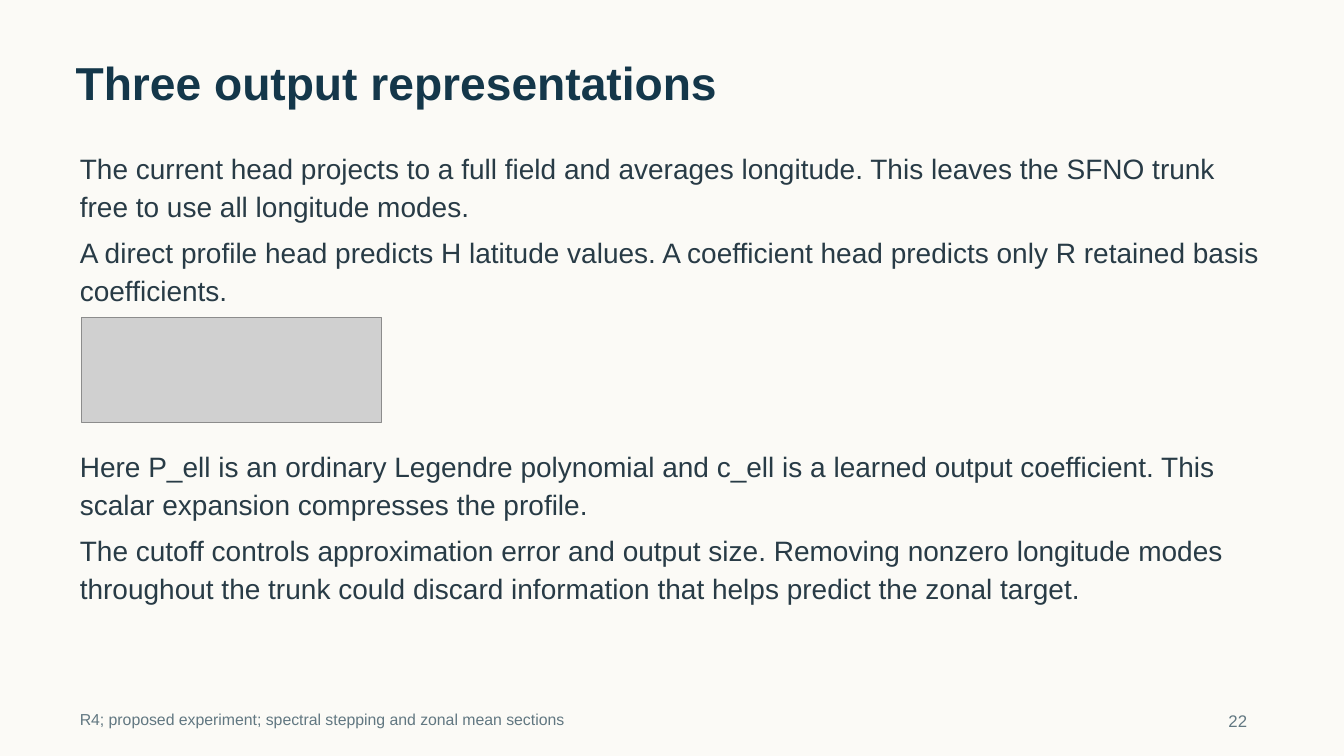
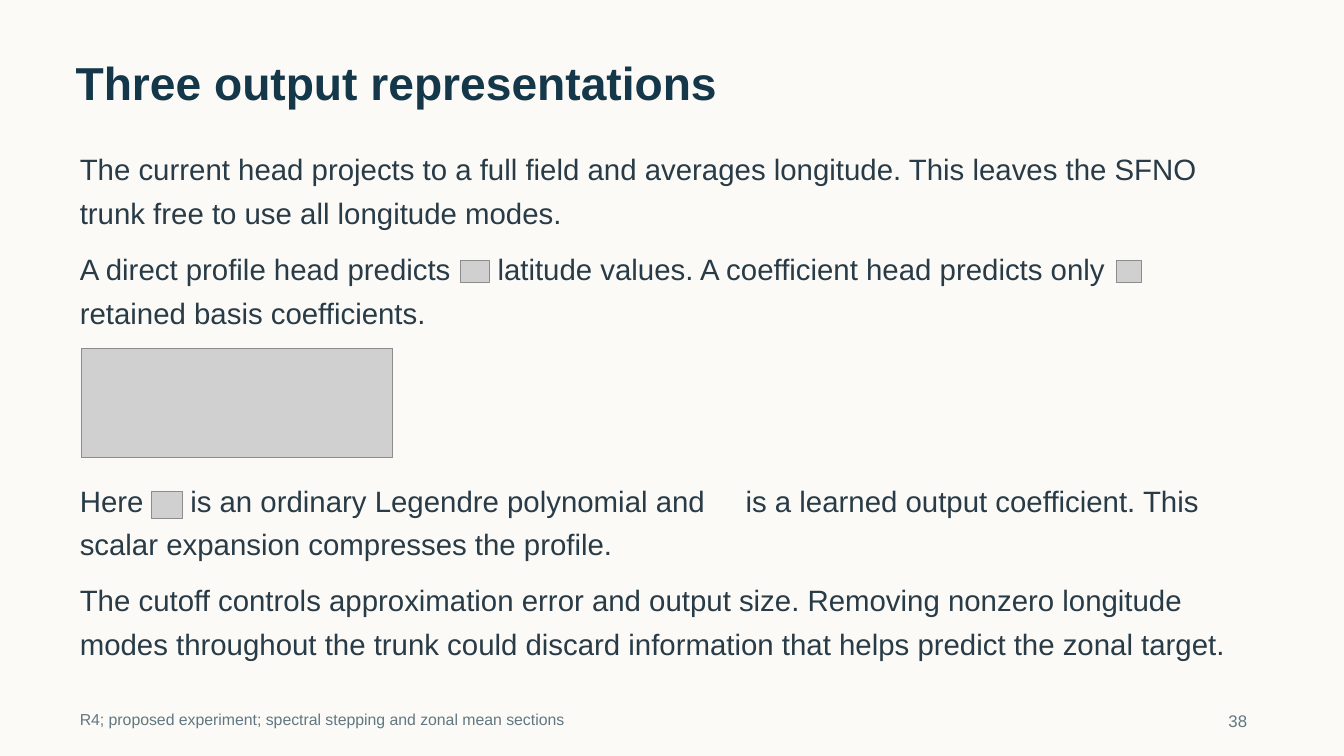
Before and after one commit to tglanz/climatology, a slide deck: slide 38 of presentations/bve-harmonics-sfno/bve-harmonics-sfno.pptx (slide 22 before the commit). Drawn at 1344x756 pixels with LibreOffice and Linux fonts; fonts in the diff are those of the drawing; grey boxes stand for pictures; background and template pictures are left out. Boxes give left, top, right and bottom in pixels: in the first picture for what was removed or moved away, otherwise in the second. Text is boxed around its words. In the diff, an @@ line names an element or a change of style, - is before the commit and + after.

```diff
--- a/presentations/bve-harmonics-sfno/bve-harmonics-sfno.pptx
+++ b/presentations/bve-harmonics-sfno/bve-harmonics-sfno.pptx
@@ text at (80, 158, 1197, 186): text changed; size 20 to 21 pt @@
-The current head projects to a full field and averages longitude. This leaves the SFNO trunk free to use all longitude modes.
+The current head projects to a full field and averages longitude. This leaves the SFNO
@@ text added at (80, 202, 561, 230), 21 pt, text #283B46 @@
+trunk free to use all longitude modes.
@@ text added at (80, 258, 451, 286), 21 pt, text #283B46 @@
+A direct profile head predicts
@@ picture added at (461, 260, 490, 282) @@
@@ text at (498, 258, 1105, 286): text changed; size 20 to 21 pt @@
-A direct profile head predicts H latitude values. A coefficient head predicts only R retained basis coefficients.
+latitude values. A coefficient head predicts only
@@ picture added at (1117, 260, 1141, 282) @@
@@ text added at (80, 302, 426, 325), 21 pt, text #283B46 @@
+retained basis coefficients.
@@ picture: place and size @@
-picture at (82, 318, 381, 422)
+picture at (82, 349, 392, 458)
@@ text removed at (80, 456, 1214, 520) @@
-Here P_ell is an ordinary Legendre polynomial and c_ell is a learned output coefficient. This scalar expansion compresses the profile.
@@ text added at (80, 491, 144, 513), 21 pt, text #283B46 @@
+Here
@@ picture added at (151, 491, 181, 518) @@
@@ text added at (190, 490, 705, 518), 21 pt, text #283B46 @@
+is an ordinary Legendre polynomial and
@@ text added at (746, 490, 1198, 518), 21 pt, text #283B46 @@
+is a learned output coefficient. This
@@ text added at (80, 533, 612, 561), 21 pt, text #283B46 @@
+scalar expansion compresses the profile.
@@ text added at (80, 589, 1181, 617), 21 pt, text #283B46 @@
+The cutoff controls approximation error and output size. Removing nonzero longitude
@@ text at (80, 633, 1224, 661): text changed; size 20 to 21 pt @@
-The cutoff controls approximation error and output size. Removing nonzero longitude modes throughout the trunk could discard information that helps predict the zonal target.
+modes throughout the trunk could discard information that helps predict the zonal target.
@@ text at (1228, 715, 1247, 727): text changed @@
-22
+38
```
Also in this commit, not shown: 28 other slides changed, 19 slides added, 1 slide removed, 4 other files.
